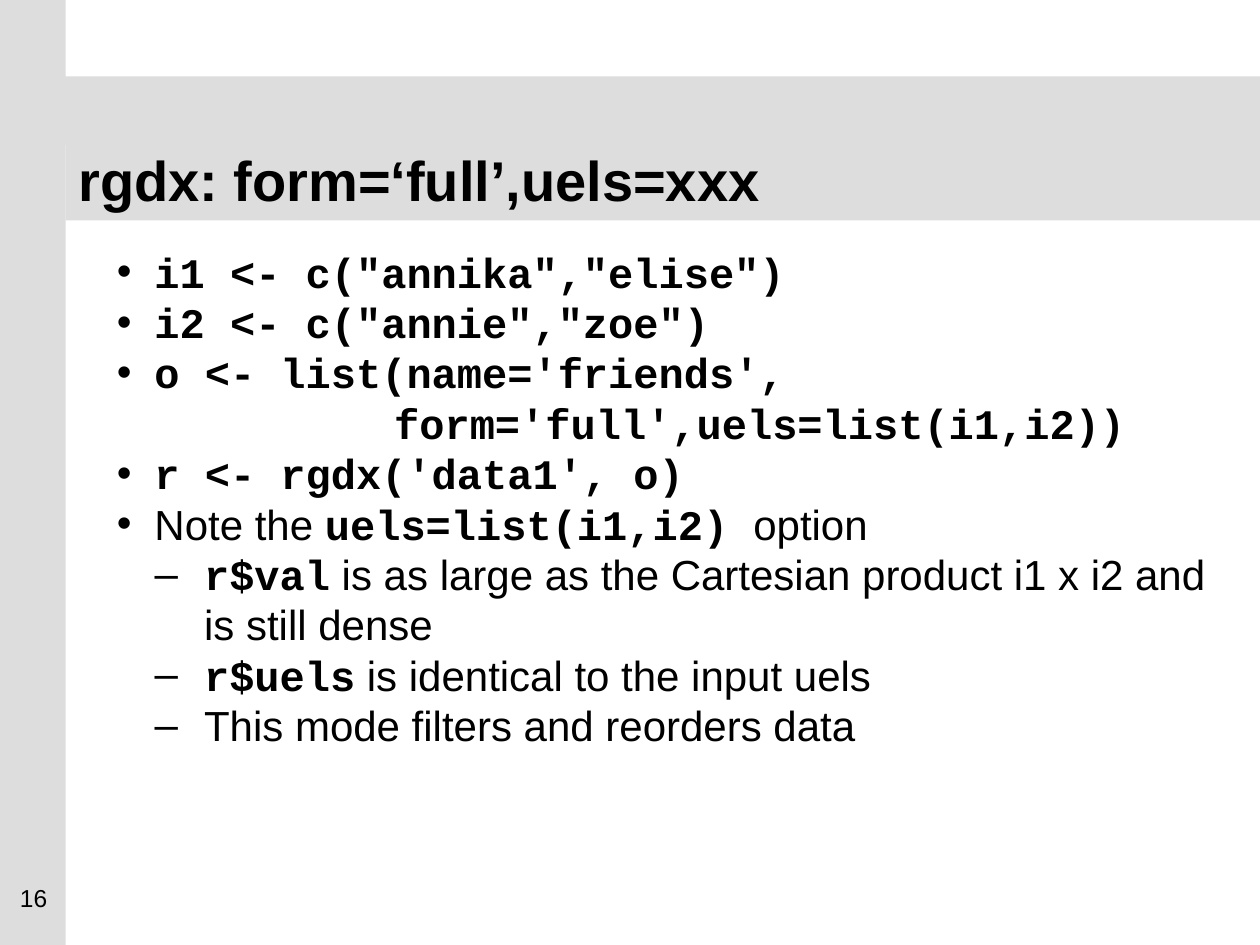
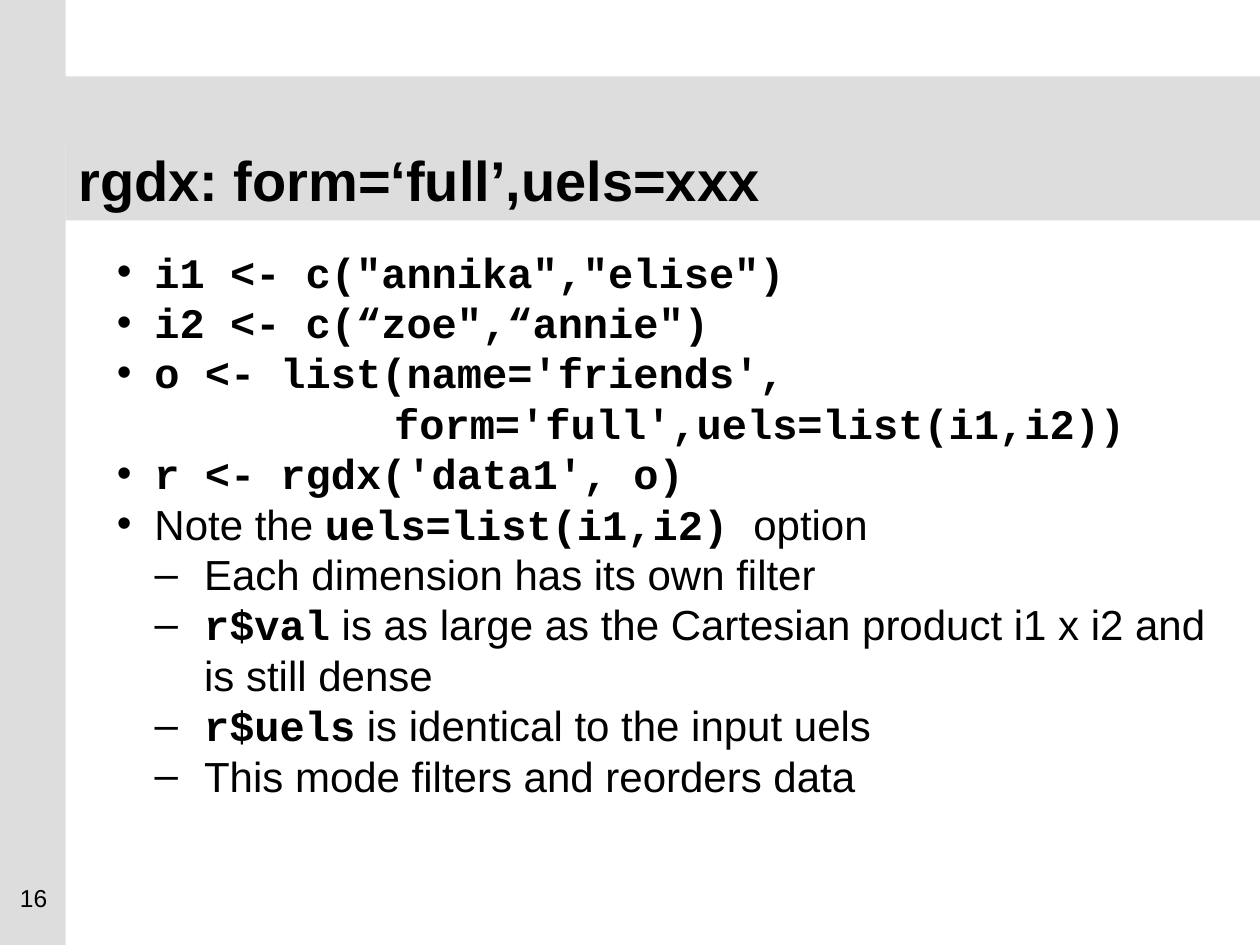
Before and after one commit to GAMS-dev/gdxrrw, a slide deck: slide 16 of sandbox/ISMP_Berlin_2012_GDXRRW.pptx. Drawn at 1260x945 pixels with LibreOffice and Linux fonts; fonts in the diff are those of the drawing; background and template pictures are left out. Boxes give left, top, right and bottom in pixels: in the first picture for what was removed or moved away, otherwise in the second. Text is boxed around its words. In the diff, an @@ line names an element or a change of style, - is before the commit and + after.

```diff
--- a/sandbox/ISMP_Berlin_2012_GDXRRW.pptx
+++ b/sandbox/ISMP_Berlin_2012_GDXRRW.pptx
@@ text at (154, 308, 709, 347): text changed @@
-• i2 <- c("annie","zoe")
+• i2 <- c(“zoe",“annie")
@@ text at (204, 559, 815, 591): paragraph added @@
+  – Each dimension has its own filter
```
Also in this commit, not shown: 8 other slides changed, 1 slide added, 11 slides removed.
